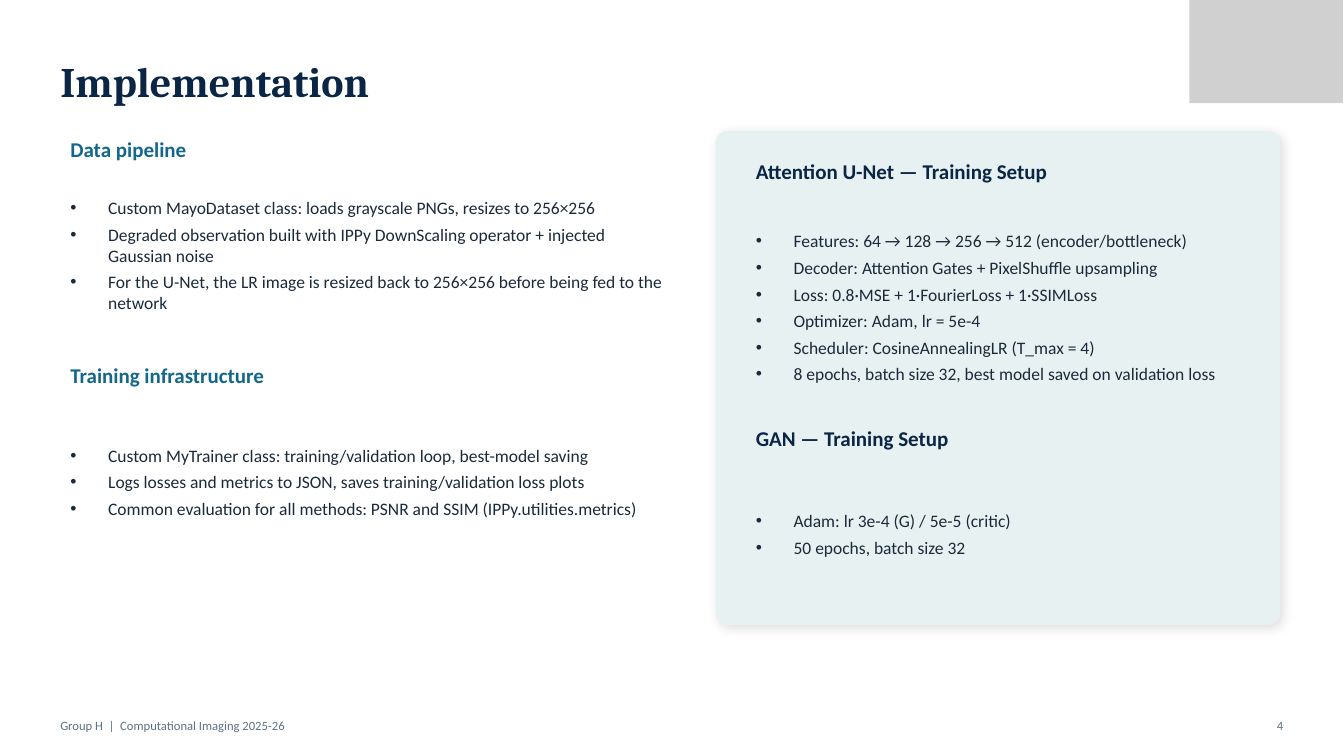
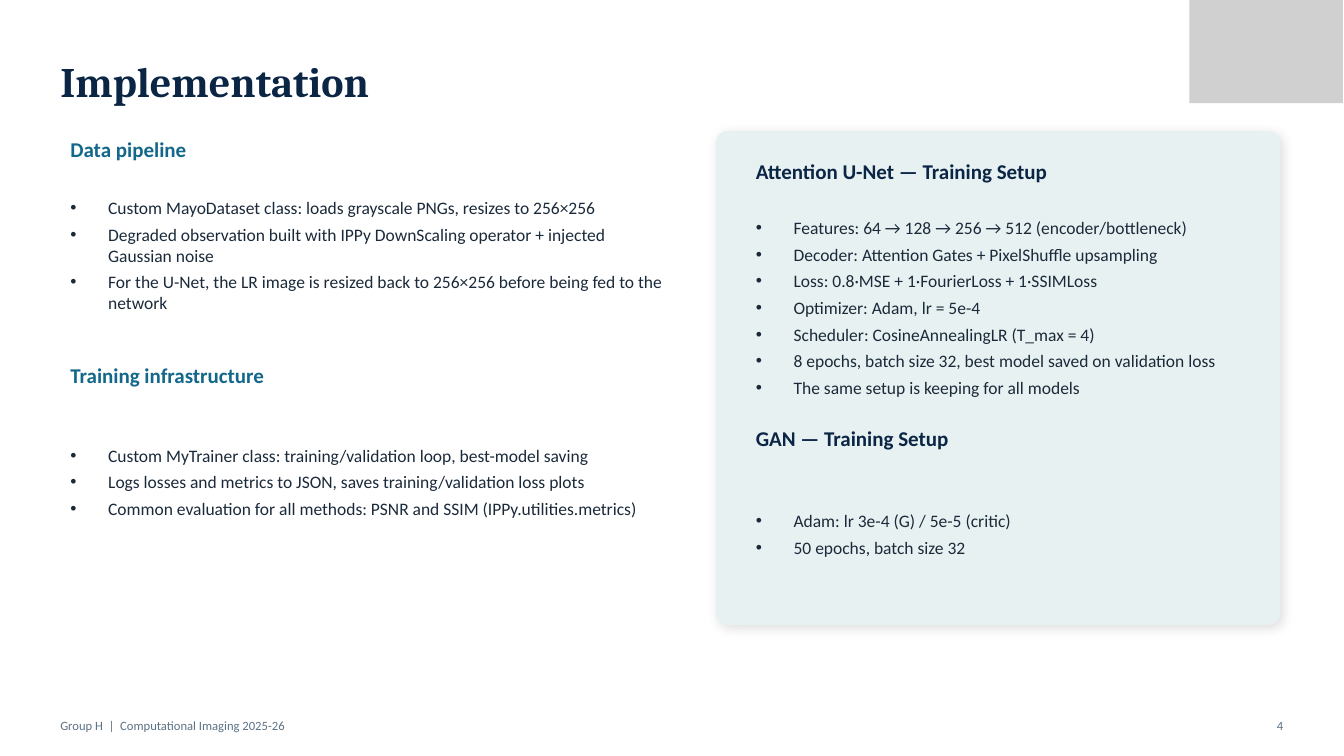
Before and after one commit to mattiaboffa22/Esame_Computational_Imaging, a slide deck: slide 4 of Presentazione.pptx. Drawn at 1344x756 pixels with LibreOffice and Linux fonts; fonts in the diff are those of the drawing; grey boxes stand for pictures. Boxes give left, top, right and bottom in pixels: in the first picture for what was removed or moved away, otherwise in the second. Text is boxed around its words. In the diff, an @@ line names an element or a change of style, - is before the commit and + after.

```diff
--- a/Presentazione.pptx
+++ b/Presentazione.pptx
@@ text at (794, 382, 1080, 397): paragraph added @@
+• The same setup is keeping for all models
```
Also in this commit, not shown: 3 other slides changed.
